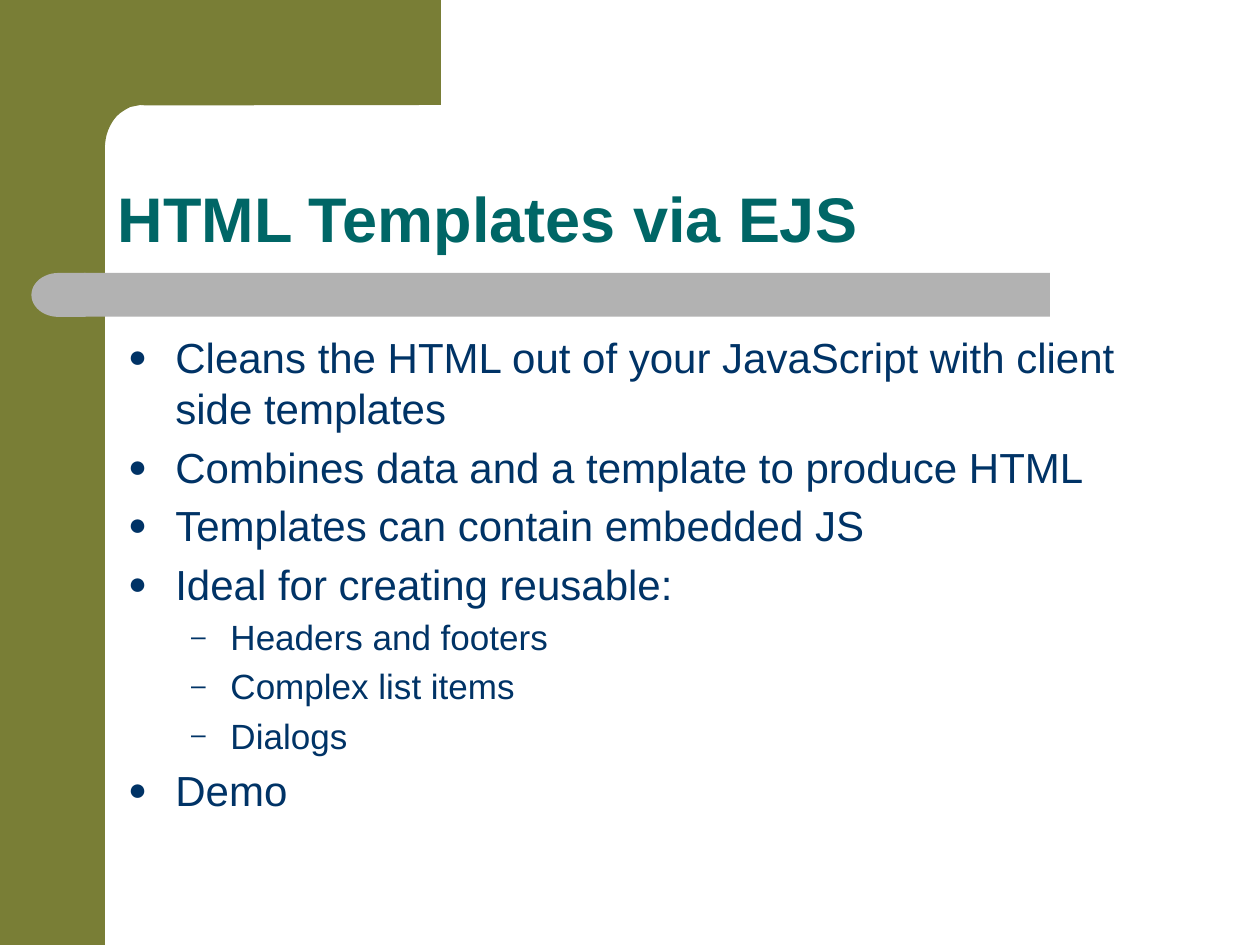
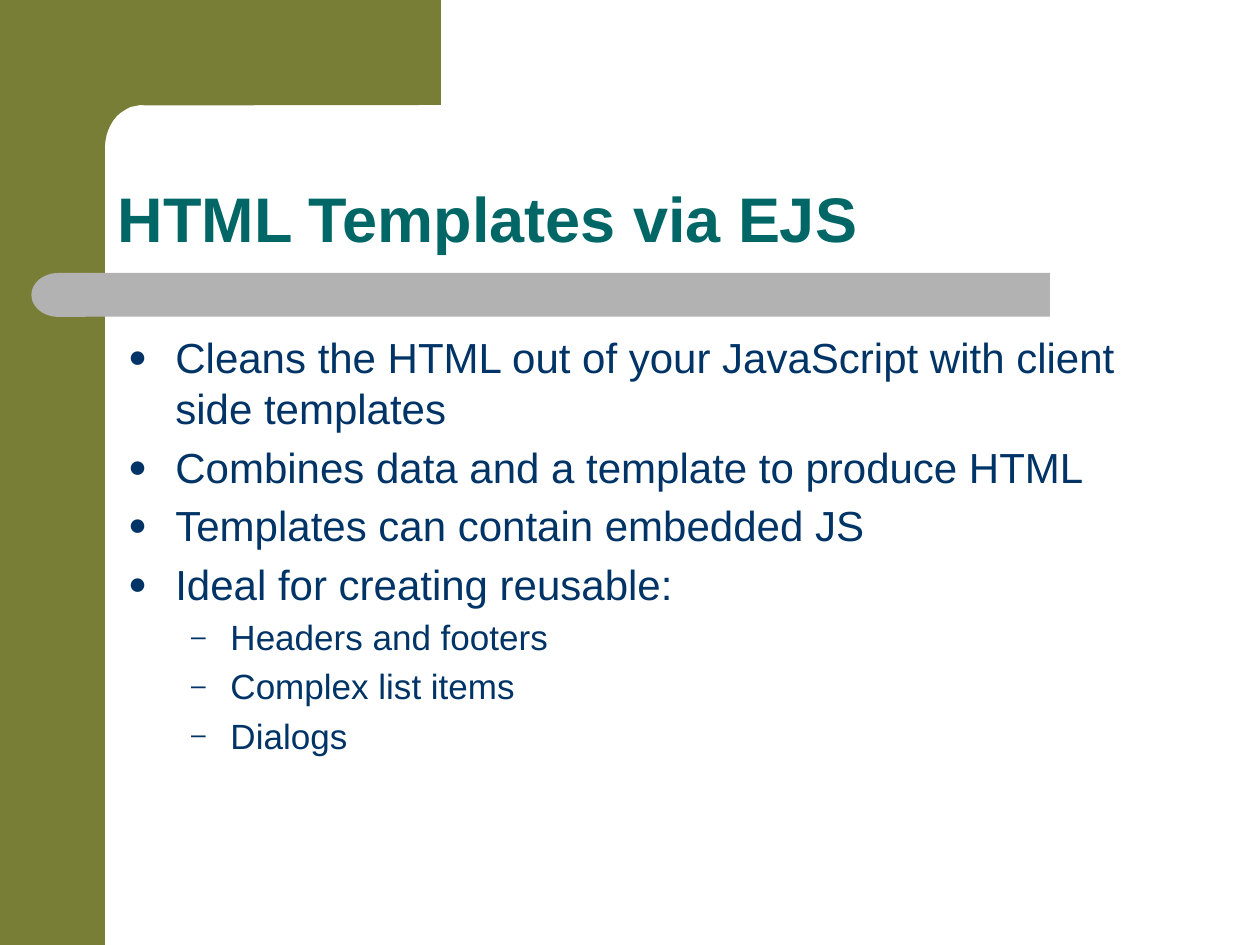
Before and after one commit to jkwuc89/RealPhonegapApp, a slide deck: slide 13 of RealWorldMobileAppDevelopment.pptx. Drawn at 1260x945 pixels with LibreOffice and Linux fonts; fonts in the diff are those of the drawing; background and template pictures are left out. Boxes give left, top, right and bottom in pixels: in the first picture for what was removed or moved away, otherwise in the second. Text is boxed around its words. In the diff, an @@ line names an element or a change of style, - is before the commit and + after.

```diff
--- a/RealWorldMobileAppDevelopment.pptx
+++ b/RealWorldMobileAppDevelopment.pptx
@@ text at box(175, 777, 287, 807): paragraph removed @@
-● Demo
```
Also in this commit, not shown: 11 other slides changed.
